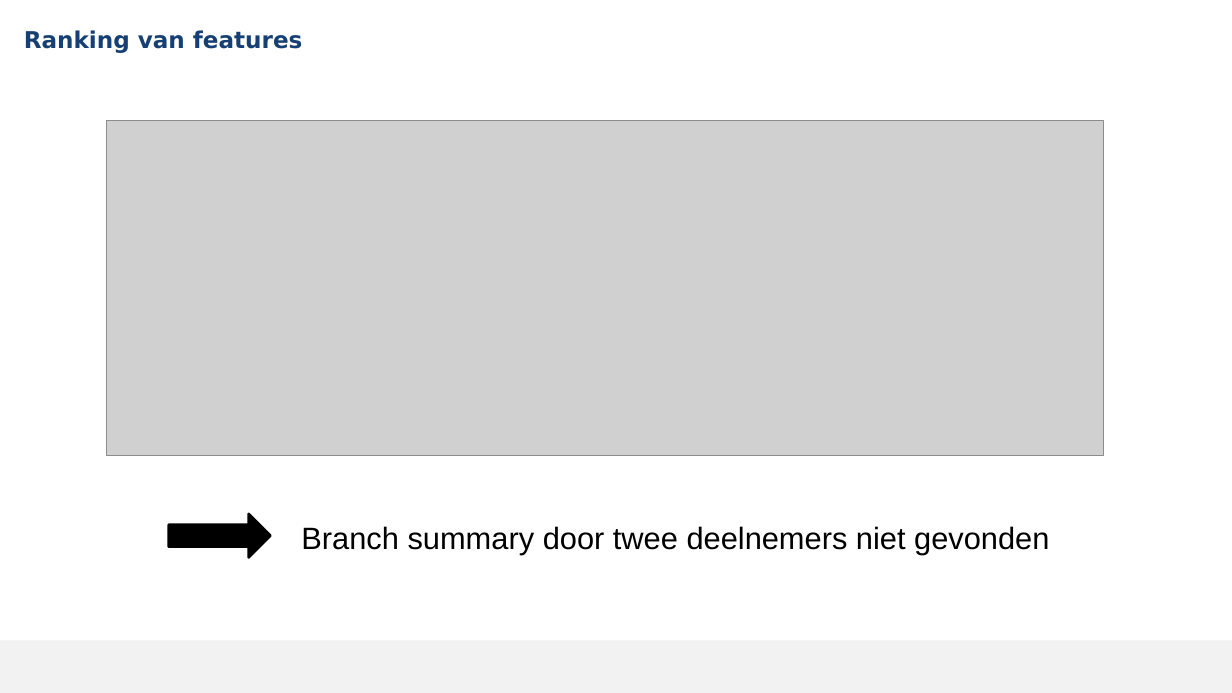
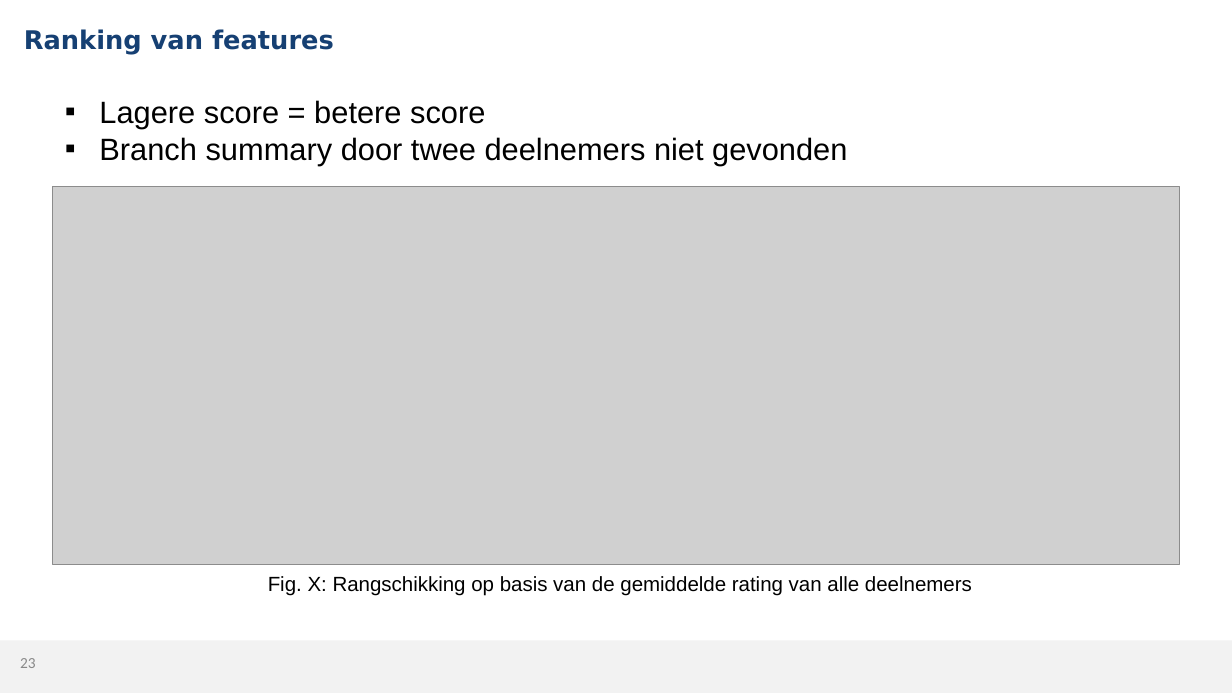
Before and after one commit to MikaG-1952764/masterproef, a slide deck: slide 23 of MP2526_Verdediging.pptx. Drawn at 1232x693 pixels with LibreOffice and Linux fonts; fonts in the diff are those of the drawing; grey boxes stand for pictures; background and template pictures are left out. Boxes give left, top, right and bottom in pixels: in the first picture for what was removed or moved away, otherwise in the second. Text is boxed around its words. In the diff, an @@ line names an element or a change of style, - is before the commit and + after.

```diff
--- a/MP2526_Verdediging.pptx
+++ b/MP2526_Verdediging.pptx
@@ title "Ranking van features" at [24,29,334,55]: size 18 to 20 pt @@
@@ text "Lagere score = betere score": place and size @@
-text "Lagere score = betere score" at [301,526,1049,554]
+text "Lagere score = betere score" at [99,100,847,165]
@@ text at [99,100,485,128]: paragraph added @@
+▪ Lagere score = betere score
@@ text at [99,137,847,165]: bullet none to ▪ @@
@@ picture: place and size @@
-picture at [107,121,1104,456]
+picture at [53,186,1179,564]
@@ right arrow removed at [169,514,271,557] @@
@@ text added at [268,576,972,596], 16 pt, text #000000 @@
+Fig. X: Rangschikking op basis van de gemiddelde rating van alle deelnemers
@@ page number added at [20,658,36,668], 12 pt, text #898989 @@
+23
```
Also in this commit, not shown: 35 other slides changed, 1 slide added, 1 slide removed, 1 other file.
